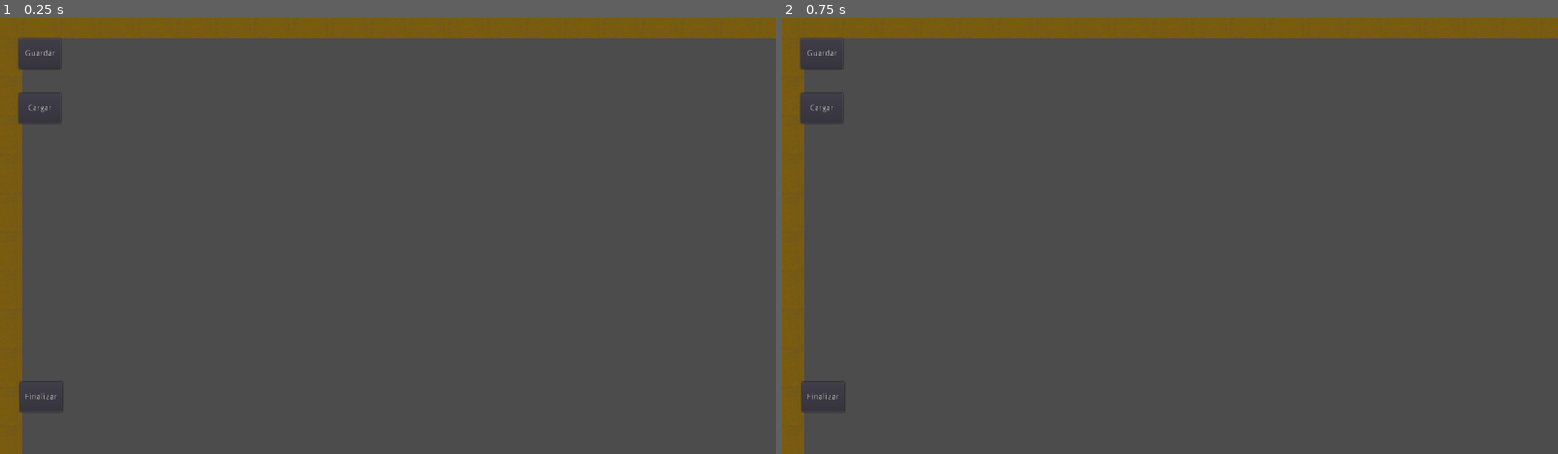
Above: before the commit, frames 1-2 (left to right).
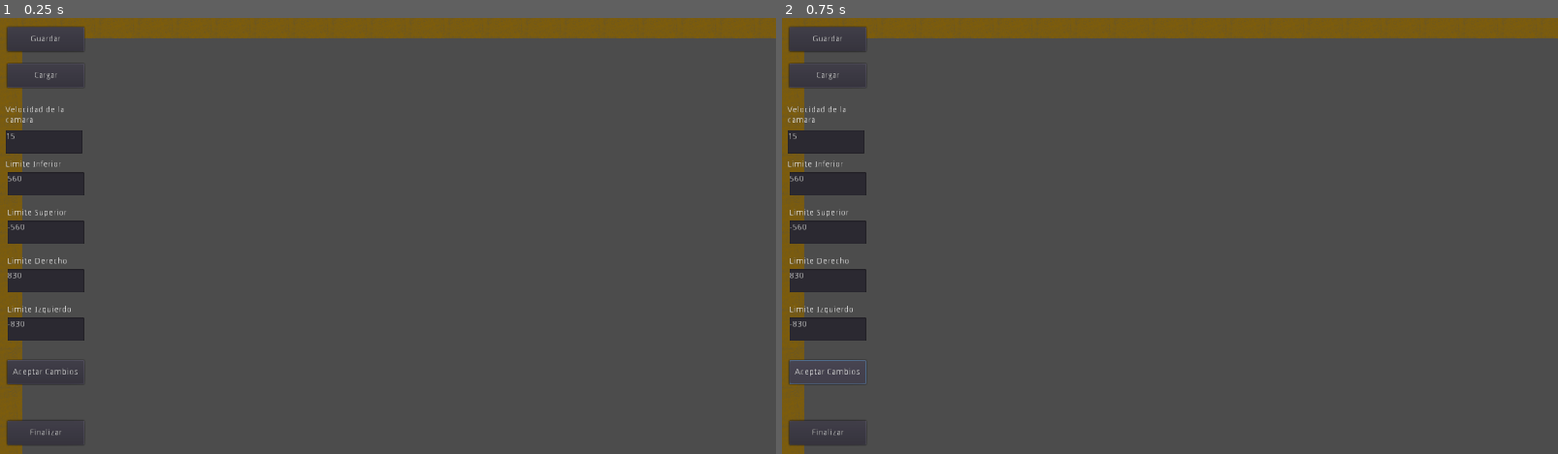
Above: after the commit, the same moments.

Repository: SergioJimenezM/EditorDeMapas
Game: Godot game, scene res://mapaProvicional.tscn
Same seed, same stepped clock (60 frames per second), same inputs: the game is played once before the commit and once after it.
Inputs (mouse positions are in pixels of both pictures, inside the frame that each line leads up to):
- Up to frame 1 (0.25 s): no input
- Up to frame 2 (0.75 s): click (828, 371) at 0.5 s, where only the run after the commit has a clickable "Aceptar Cambios"

The runs differ from the first frame. In frame 1, 3.8% of the frame differs, in the area x 0-11%, y 2-98%; in frame 2, 3.8%.

Commit message:
añadidos limtes de la camara modificables en el mismo panel

Diff:
--- a/mapaProvicional.tscn
+++ b/mapaProvicional.tscn
@@ -1,6 +1,6 @@
 [gd_scene load_steps=4 format=2]
 
-[ext_resource path="res://scripts/editorScript.gd" type="Script" id=1]
+[ext_resource path="res://scripts/editorDeMapas.gd" type="Script" id=1]
 [ext_resource path="res://tileSet/tileset.tres" type="TileSet" id=2]
 [ext_resource path="res://scripts/camara.gd" type="Script" id=3]
 
@@ -26,43 +26,155 @@
 script = ExtResource( 3 )
 
 [node name="botonera" type="Control" parent="camara"]
-margin_left = -638.951
-margin_top = -355.822
-margin_right = -498.951
-margin_bottom = 361.178
+margin_left = -641.0
+margin_top = -359.0
+margin_right = -491.0
+margin_bottom = 361.0
 __meta__ = {
 "_edit_use_anchors_": false
 }
 
 [node name="btnCargar" type="Button" parent="camara/botonera"]
-margin_left = 30.0
-margin_top = 120.0
-margin_right = 100.0
-margin_bottom = 170.0
+margin_left = 13.0
+margin_top = 74.0
+margin_right = 140.0
+margin_bottom = 114.0
 text = "Cargar"
 __meta__ = {
 "_edit_use_anchors_": false
 }
 
 [node name="btnGuardar" type="Button" parent="camara/botonera"]
-margin_left = 30.0
-margin_top = 30.0
-margin_right = 100.0
-margin_bottom = 80.0
+margin_left = 13.0
+margin_top = 14.0
+margin_right = 140.0
+margin_bottom = 54.0
 text = "Guardar"
 __meta__ = {
 "_edit_use_anchors_": false
 }
 
 [node name="btnSalir" type="Button" parent="camara/botonera"]
-margin_left = 31.7838
-margin_top = 597.341
-margin_right = 101.784
-margin_bottom = 647.341
+margin_left = 13.0
+margin_top = 664.0
+margin_right = 140.0
+margin_bottom = 704.0
 text = "Finalizar"
+__meta__ = {
+"_edit_use_anchors_": false
+}
+
+[node name="teVelocidadDeLaCamara" type="TextEdit" parent="camara/botonera"]
+margin_left = 9.62903
+margin_top = 183.971
+margin_right = 136.629
+margin_bottom = 222.971
+__meta__ = {
+"_edit_use_anchors_": false
+}
+
+[node name="teLimiteInferior" type="TextEdit" parent="camara/botonera"]
+margin_left = 13.0
+margin_top = 253.971
+margin_right = 140.0
+margin_bottom = 292.971
+__meta__ = {
+"_edit_use_anchors_": false
+}
+
+[node name="teLimiteSuperior" type="TextEdit" parent="camara/botonera"]
+margin_left = 13.0
+margin_top = 333.971
+margin_right = 140.0
+margin_bottom = 372.971
+__meta__ = {
+"_edit_use_anchors_": false
+}
+
+[node name="teLimiteDerecho" type="TextEdit" parent="camara/botonera"]
+margin_left = 13.0
+margin_top = 413.971
+margin_right = 140.0
+margin_bottom = 452.971
+__meta__ = {
+"_edit_use_anchors_": false
+}
+
+[node name="teLimiteIzquierdo" type="TextEdit" parent="camara/botonera"]
+margin_left = 13.0
+margin_top = 493.971
+margin_right = 140.0
+margin_bottom = 532.971
+__meta__ = {
+"_edit_use_anchors_": false
+}
+
+[node name="Aceptar cambios" type="Button" parent="camara/botonera"]
+margin_left = 13.0
+margin_top = 563.971
+margin_right = 140.0
+margin_bottom = 603.971
+text = "Aceptar Cambios"
+__meta__ = {
+"_edit_use_anchors_": false
+}
+
+[node name="txtVelocidadDeLaCamara" type="Label" parent="camara/botonera"]
+margin_left = 10.0
+margin_top = 144.0
+margin_right = 137.0
+margin_bottom = 175.0
+text = "Velocidad de la camara"
+autowrap = true
+__meta__ = {
+"_edit_use_anchors_": false
+}
+
+[node name="txtLimiteInferior" type="Label" parent="camara/botonera"]
+margin_left = 10.0
+margin_top = 233.971
+margin_right = 137.0
+margin_bottom = 264.971
+text = "Limite Inferior
+"
+autowrap = true
+__meta__ = {
+"_edit_use_anchors_": false
+}
+
+[node name="txtLimiteSuperior" type="Label" parent="camara/botonera"]
+margin_left = 13.0
+margin_top = 314.0
+margin_right = 140.0
+margin_bottom = 344.0
+text = "Limite Superior"
+autowrap = true
+__meta__ = {
+"_edit_use_anchors_": false
+}
+
+[node name="txtLimiteIzquierdo" type="Label" parent="camara/botonera"]
+margin_left = 13.0
+margin_top = 473.971
+margin_right = 140.0
+margin_bottom = 503.971
+text = "Limite Izquierdo"
+autowrap = true
+__meta__ = {
+"_edit_use_anchors_": false
+}
+
+[node name="txtLimiteDerecho" type="Label" parent="camara/botonera"]
+margin_left = 13.0
+margin_top = 393.971
+margin_right = 140.0
+margin_bottom = 423.971
+text = "Limite Derecho"
+autowrap = true
 __meta__ = {
 "_edit_use_anchors_": false
 }
 [connection signal="pressed" from="camara/botonera/btnCargar" to="." method="presionadoCargar"]
 [connection signal="pressed" from="camara/botonera/btnGuardar" to="." method="presionadoGuardar"]
 [connection signal="pressed" from="camara/botonera/btnSalir" to="." method="salir"]
+[connection signal="pressed" from="camara/botonera/Aceptar cambios" to="camara" method="deGuiACamara"]
--- a/scripts/camara.gd
+++ b/scripts/camara.gd
@@ -6,6 +6,20 @@
 export var limiteSuperior = -560
 export var limiteDerecho = 830
 export var limiteIzquierdo = -830
+
+func _ready():
+	$botonera/teVelocidadDeLaCamara.text = String(velocidadDeLaCamara)
+	$botonera/teLimiteInferior.text = String(limiteInferior)
+	$botonera/teLimiteSuperior.text = String(limiteSuperior)
+	$botonera/teLimiteDerecho.text = String(limiteDerecho)
+	$botonera/teLimiteIzquierdo.text = String(limiteIzquierdo)
+
+func deGuiACamara():
+	velocidadDeLaCamara = $botonera/teVelocidadDeLaCamara.text.to_int()
+	limiteInferior = $botonera/teLimiteInferior.text.to_int()
+	limiteSuperior = $botonera/teLimiteSuperior.text.to_int()
+	limiteDerecho = $botonera/teLimiteDerecho.text.to_int()
+	limiteIzquierdo = $botonera/teLimiteIzquierdo.text.to_int()
 
 func _process(delta):
 	var posicion =  position
--- a/scripts/editorScript.gd
+++ b/scripts/editorDeMapas.gd
@@ -8,11 +8,13 @@
 #licencia MIT :D
 
 var loDeLosTiles
+var cosaDeCamara
 var spriteActual = 0
 var directorioAbierto = 0
 var dialogo = 0
 func _ready():
 	loDeLosTiles = get_node("loDeLosTiles")
+	cosaDeCamara = get_node("camara")
 	#se toma un puntero al nodo hijo para mayor comodidad
 
 #Si un input event no es respondido, se ejecuta este metodo
